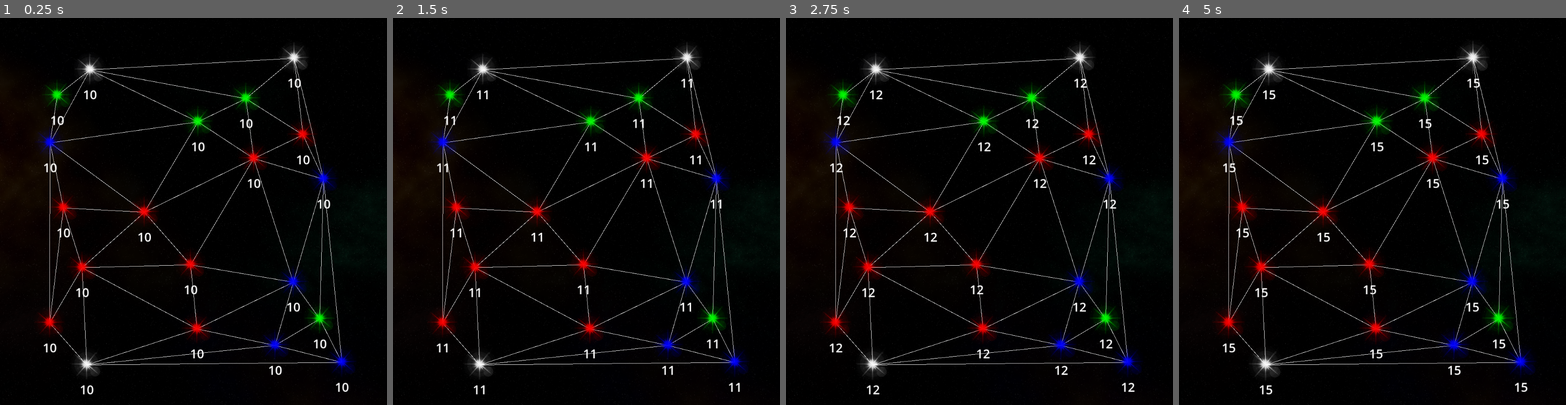
Above: before the commit, frames 1-4 (left to right).
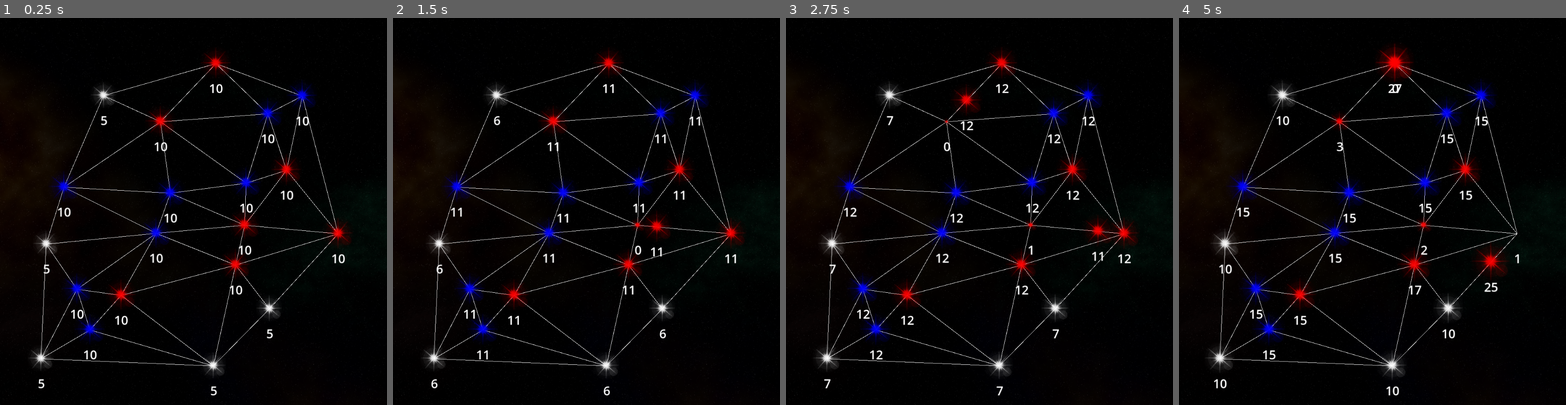
Above: after the commit, the same moments.

Repository: lucasvanmeter/luminos
Game: Godot game, scene res://main.tscn
Two runs of this game, one before a commit and one after it. Both use one fixed random seed, a clock stepped at 60 frames per second and the inputs below.
Inputs (mouse positions are in pixels of both pictures, inside the frame that each line leads up to):
- Up to frame 1 (0.25 s): no input
- Up to frame 2 (1.5 s): tap Enter at 0.5 s; move the mouse to (671, 192) at 0.52 s; press the mouse at (671, 192) at 0.53 s; move the mouse to (509, 230) at 1.27 s; release the mouse at (509, 230) at 1.28 s; click (509, 230) at 1.35 s
- Up to frame 3 (2.75 s): move the mouse to (1018, 126) at 2.02 s; press the mouse at (1018, 126) at 2.03 s
- Up to frame 4 (5 s): move the mouse to (1353, 288) at 2.77 s; release the mouse at (1353, 288) at 2.78 s; click (1353, 288) at 2.85 s; move the mouse to (1488, 269) at 3.52 s; press the mouse at (1488, 269) at 3.53 s; move the mouse to (1256, 153) at 4.27 s; release the mouse at (1256, 153) at 4.28 s; click (1256, 153) at 4.35 s

The runs differ from the first frame. In frame 1, 13% of the frame differs, in the area x 7-92%, y 6-98%; in frame 2, 13%; in frame 3, 14%; in frame 4, 15%, in the area x 6-93%, y 6-98%.

Commit message:
added ai

Diff:
--- /dev/null
+++ b/ai.gd
@@ -0,0 +1,38 @@
+extends Node
+
+signal ai_action(source, target)
+
+var ai_color
+
+func suggest_random_move(star_graph_dict, color):
+	var attacks = []
+	var repositions = []
+	for star in star_graph_dict:
+		if star.color == color:
+			var weak_neighbors = []
+			var ally_neighbors = []
+			for neighbor in star_graph_dict[star]:
+				if star.color == neighbor.color:
+					ally_neighbors.append(neighbor)
+				elif star.power > neighbor.power + 5:
+					weak_neighbors.append(neighbor)
+			var target
+			if not weak_neighbors.is_empty():
+				attacks.append([star, weak_neighbors.pick_random()])
+			elif not ally_neighbors.is_empty():
+				repositions.append([star, ally_neighbors.pick_random()])
+	if not attacks.is_empty():
+		return attacks.pick_random()
+	elif not repositions.is_empty():
+		return repositions.pick_random()
+	else:
+		return false
+
+# Called when the node enters the scene tree for the first time.
+func _ready():
+	pass # Replace with function body.
+
+
+# Called every frame. 'delta' is the elapsed time since the previous frame.
+func _process(delta):
+	pass
--- /dev/null
+++ b/ai.tscn
@@ -0,0 +1,6 @@
+[gd_scene load_steps=2 format=3 uid="uid://ga6oeclmr4rt"]
+
+[ext_resource type="Script" path="res://ai.gd" id="1_3vu28"]
+
+[node name="AI" type="Node"]
+script = ExtResource("1_3vu28")
--- a/galaxy.gd
+++ b/galaxy.gd
@@ -1,15 +1,12 @@
 extends Node2D
 
-@export var star_scene: PackedScene
+signal star_clicked(who)
 
-var star_selected = false
-var source
-var target
+var star_scene = preload("res://star.tscn")
 
 var color_dict = {
 	"white": Color.WHITE,
 	"red" : Color.RED,
-	"green" : Color.GREEN,
 	"blue" : Color.BLUE
 }
 
@@ -66,9 +63,21 @@
 func make_star_graph(pos_graph):
 	var dict = {}
 	var points = []
-	for loc in pos_graph[0]:
-		var rand_color = color_dict.keys().pick_random()
-		var star = new_star(loc, 10, rand_color, null)
+	for n in len(pos_graph[0]):
+		var loc = pos_graph[0][n]
+		var color
+		var power
+		if n <= 7:
+			color = "blue"
+			power = 10
+		elif n <= 14:
+			color = "red"
+			power = 10
+		else:
+			color = "white"
+			power = 5
+		#var rand_color = color_dict.keys().pick_random()
+		var star = new_star(loc, power, color, null)
 		dict[loc] = star
 		points.append(star)
 	var edges = []
@@ -85,9 +94,9 @@
 		dict[edge[1]].append(edge[0])
 	return dict
 
-@onready var position_graph = make_position_graph(800, 800)
-@onready var star_graph = make_star_graph(position_graph)
-@onready var neighbor_dict = make_neighbor_dict(star_graph)
+var position_graph = make_position_graph(800, 800)
+var star_graph = make_star_graph(position_graph)
+var neighbor_dict = make_neighbor_dict(star_graph)
 
 # Called when the node enters the scene tree for the first time.
 func _ready():
@@ -110,25 +119,7 @@
 
 	source.update_power(0)
 
-	star_selected = false
 	source.hide_selected()
 
-func is_neighbor(source, target):
-	if neighbor_dict[source].has(target):
-		return true
-	else:
-		return false
-
 func _on_star_clicked(who):
-	if star_selected == false and who.position == who.target:
-		star_selected = true
-		who.show_selected()
-		source = who
-	elif star_selected == true:
-		if who == source:
-			star_selected = false
-			who.hide_selected()
-		else:
-			target = who
-			if is_neighbor(source, target):
-				launch_star(source, target)
+	star_clicked.emit(who)
--- a/galaxy.tscn
+++ b/galaxy.tscn
@@ -1,12 +1,10 @@
-[gd_scene load_steps=4 format=3 uid="uid://bcjd5khn05mto"]
+[gd_scene load_steps=3 format=3 uid="uid://bcjd5khn05mto"]
 
 [ext_resource type="Script" path="res://galaxy.gd" id="1_k8v70"]
-[ext_resource type="PackedScene" uid="uid://chht14i8wfdd2" path="res://star.tscn" id="2_582c7"]
 [ext_resource type="Texture2D" uid="uid://be6ww7xchck44" path="res://art/spacefield_background.png" id="3_nmca1"]
 
 [node name="Galaxy" type="Node2D"]
 script = ExtResource("1_k8v70")
-star_scene = ExtResource("2_582c7")
 
 [node name="Background" type="TextureRect" parent="."]
 show_behind_parent = true
--- a/main.gd
+++ b/main.gd
@@ -1,13 +1,47 @@
 extends Node
+
+var player_color = "blue"
+var ai_color = "red"
+
 
 func new_game():
 	pass
 
 # Called when the node enters the scene tree for the first time.
 func _ready():
-	pass
-
+	$AITimer.start()
 
 # Called every frame. 'delta' is the elapsed time since the previous frame.
 func _process(delta):
 	pass
+
+
+func _on_ai_timer_timeout():
+	var move = $AI.suggest_random_move($Galaxy.neighbor_dict, ai_color)
+	if move:
+		$Galaxy.launch_star(move[0],move[1])
+
+var star_selected = false
+var source
+var target
+
+func is_neighbor(source, target):
+	if $Galaxy.neighbor_dict[source].has(target):
+		return true
+	else:
+		return false
+
+func _on_galaxy_star_clicked(who):
+	if star_selected == false and who.position == who.target and who.color == player_color:
+		star_selected = true
+		who.show_selected()
+		source = who
+	elif star_selected == true:
+		if who == source:
+			star_selected = false
+			who.hide_selected()
+		else:
+			target = who
+			if is_neighbor(source, target):
+				$Galaxy.launch_star(source, target)
+				star_selected = false
--- a/main.tscn
+++ b/main.tscn
@@ -1,7 +1,8 @@
-[gd_scene load_steps=3 format=3 uid="uid://dko8n0s3pt6u"]
+[gd_scene load_steps=4 format=3 uid="uid://dko8n0s3pt6u"]
 
 [ext_resource type="Script" path="res://main.gd" id="1_8aal3"]
 [ext_resource type="PackedScene" uid="uid://bcjd5khn05mto" path="res://galaxy.tscn" id="2_d3y1r"]
+[ext_resource type="PackedScene" uid="uid://ga6oeclmr4rt" path="res://ai.tscn" id="3_rqwu0"]
 
 [node name="Main" type="Node"]
 script = ExtResource("1_8aal3")
@@ -9,3 +10,10 @@
 [node name="Galaxy" parent="." instance=ExtResource("2_d3y1r")]
 
 [node name="HUD" type="CanvasLayer" parent="."]
+
+[node name="AI" parent="." instance=ExtResource("3_rqwu0")]
+
+[node name="AITimer" type="Timer" parent="."]
+
+[connection signal="star_clicked" from="Galaxy" to="." method="_on_galaxy_star_clicked"]
+[connection signal="timeout" from="AITimer" to="." method="_on_ai_timer_timeout"]
--- a/position_graph.gd
+++ /dev/null
@@ -1,51 +0,0 @@
-extends Node
-
-var min_distance = 100
-var number_of_points = 20
-
-func gen_points(height, width):
-	var points = []
-	for i in number_of_points:
-		points.append(rand_coords(height, width, points, 100))
-	return points
-
-func rand_coords(height, width, points, attempts):
-	if attempts == 0:
-		print("Error, could not gen random points.")
-		return false
-	var x = randf() * width + 100
-	var y = randf() * height + 100
-	var pos = Vector2(x,y)
-	if is_valid_coords(pos, points):
-		return pos
-	else:
-		return rand_coords(height, width, points, attempts-1)
-
-func is_valid_coords(pos, points):
-	for p in points:
-		if p.distance_to(pos) < min_distance:
-			return false
-	return true
-
-func make_graph(height, width):
-	var points = gen_points(height, width)
-	var delaunay_points = Geometry2D.triangulate_delaunay(points)
-	var edges = []
-	for triangle_index in len(delaunay_points) / 3:
-		for n in 3:
-			var i = delaunay_points[(triangle_index *3) + n]
-			var j = delaunay_points[(triangle_index *3) + ((n + 1) % 3)]
-			edges.append([points[i],points[j]])
-	return [points, edges]
-
-
-# Called when the node enters the scene tree for the first time.
-func _ready():
-	pass
-	#var pos_graph = make_graph(800, 800)
-	#print(pos_graph)
-
-
-# Called every frame. 'delta' is the elapsed time since the previous frame.
-func _process(delta):
-	pass
--- a/position_graph.tscn
+++ /dev/null
@@ -1,6 +0,0 @@
-[gd_scene load_steps=2 format=3 uid="uid://bmu4d0tihjj88"]
-
-[ext_resource type="Script" path="res://position_graph.gd" id="1_aqtjs"]
-
-[node name="PositionGraph" type="Node"]
-script = ExtResource("1_aqtjs")
--- a/star.gd
+++ b/star.gd
@@ -17,7 +17,6 @@
 var color_dict = {
 	"white": Color.WHITE,
 	"red" : Color.RED,
-	"green" : Color.GREEN,
 	"blue" : Color.BLUE
 }
 
